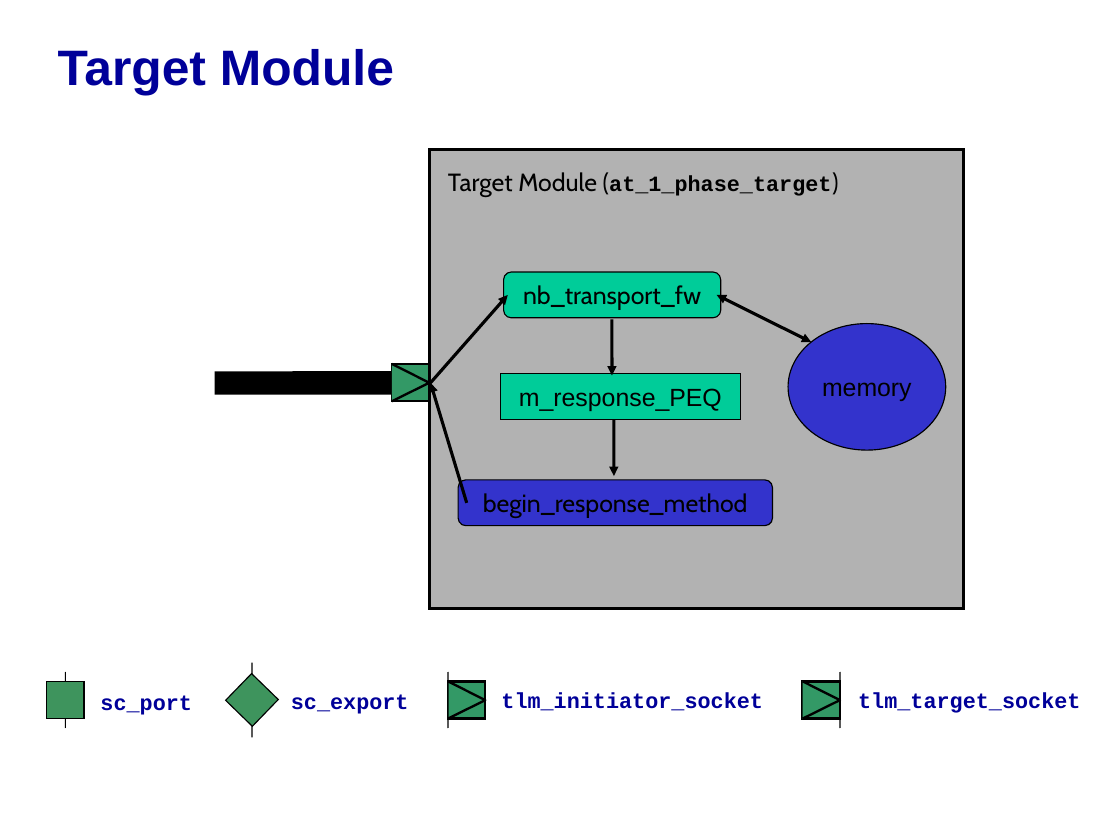
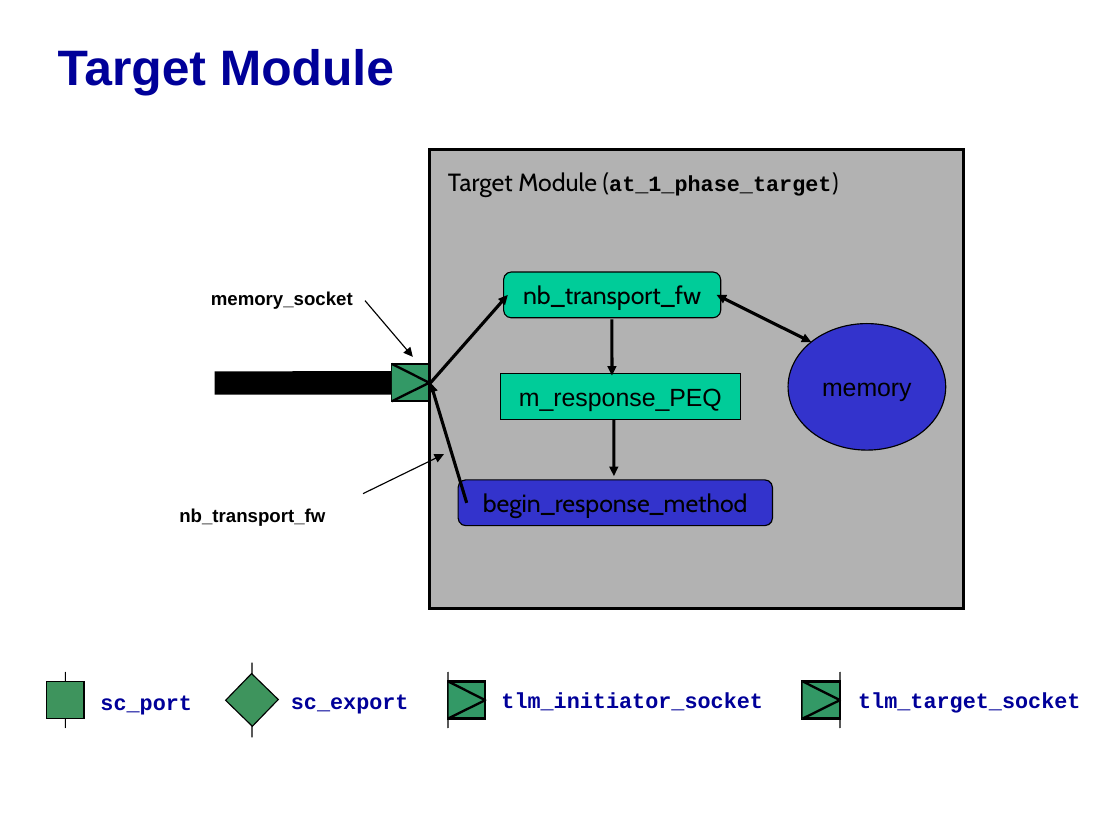
Before and after one commit to accellera-official/systemc, a slide deck: slide 9 of examples/tlm/at_1_phase/docs/at_1_phase_example_system.ppt. Drawn at 1120x840 pixels with LibreOffice and Linux fonts; fonts in the diff are those of the drawing; background and template pictures are left out. Boxes give left, top, right and bottom in pixels: in the first picture for what was removed or moved away, otherwise in the second. Text is boxed around its words. In the diff, an @@ line names an element or a change of style, - is before the commit and + after.

```diff
--- a/examples/tlm/at_1_phase/docs/at_1_phase_example_system.ppt
+++ b/examples/tlm/at_1_phase/docs/at_1_phase_example_system.ppt
@@ text added at <box>211,291,353,309</box>, 12 pt, text #000000, bold @@
+memory_socket
@@ arrow added from (365, 300) to (413, 357), #000000 0.74 pt @@
@@ arrow added from (363, 494) to (444, 455), #000000 0.74 pt @@
@@ text added at <box>179,508,325,526</box>, 12 pt, text #000000, bold @@
+nb_transport_fw
```
Also in this commit, not shown: 6 other slides changed, 1 slide added, 3 slides removed.
